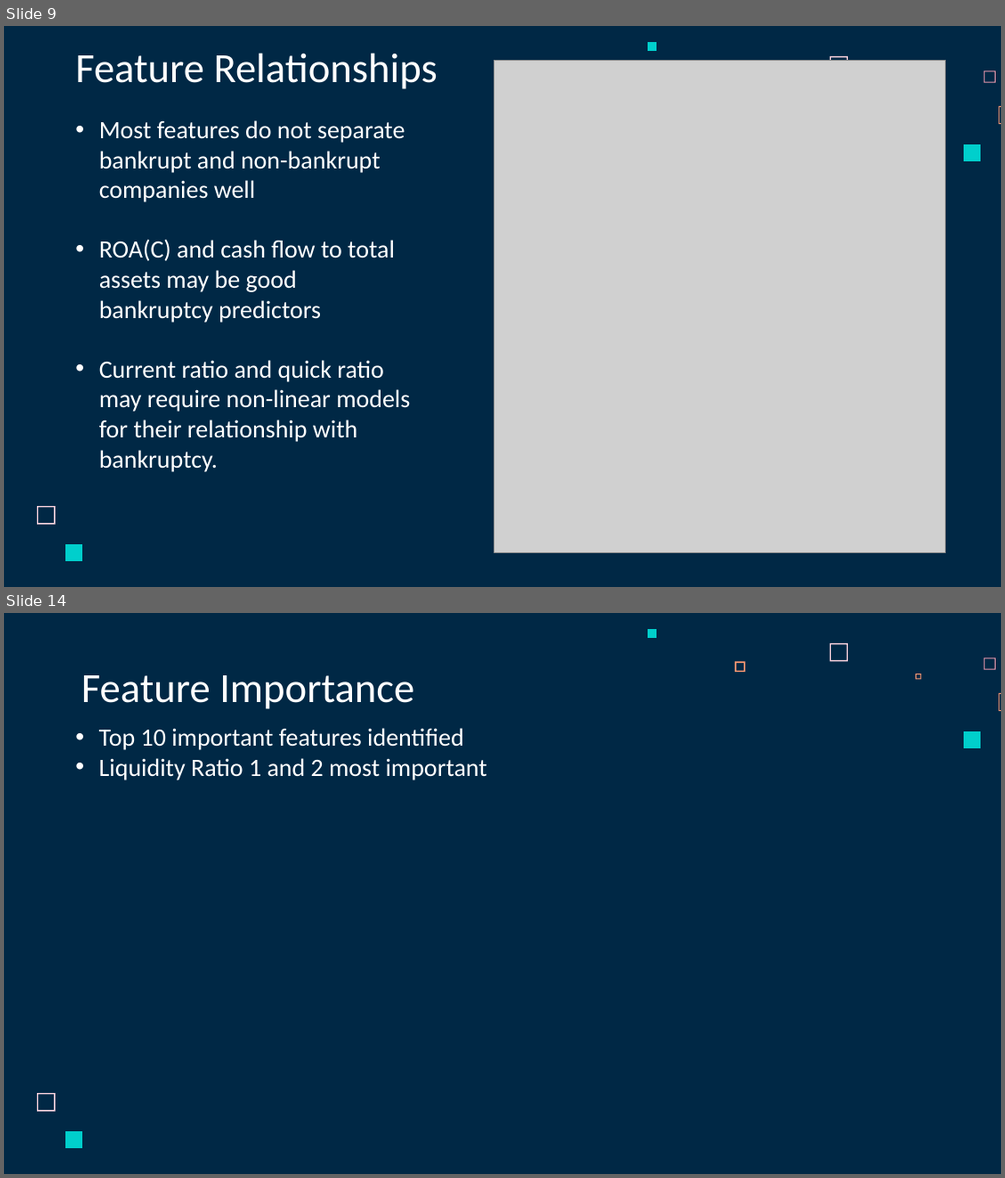
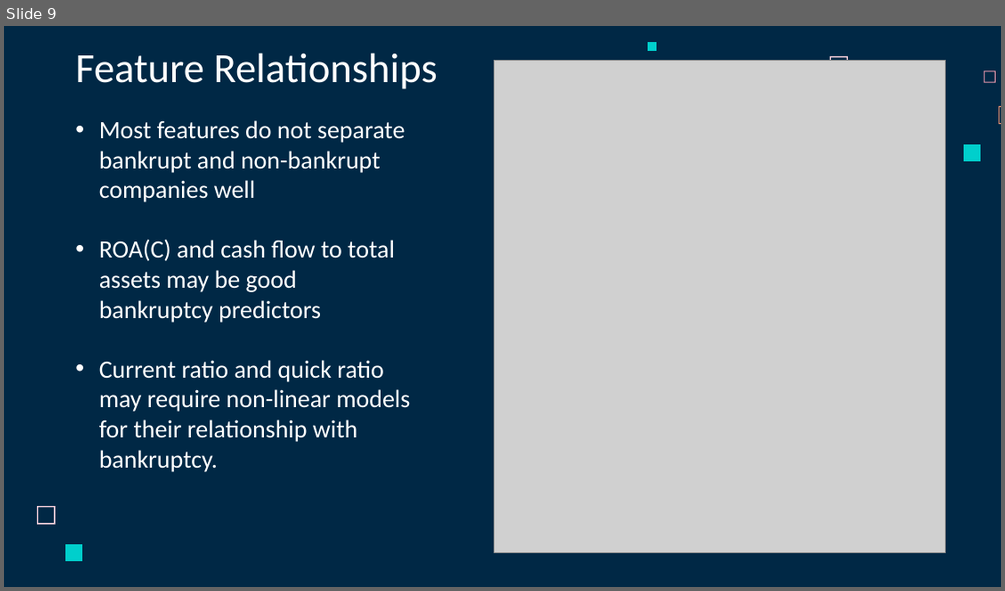
Before and after one commit to whoismanoj/Team8-Company-Bankruptcy-Prediction-Mini-Project-DSAI, a slide deck: SC1015 Project Slides.pptx. Shown one above the other, each under a label of ours: slides 9 and 14 before the commit, slide 9 after it; the slides between them are not shown. The pictures are 1005x1178 and 1005x591 pixels, drawn with LibreOffice and Linux fonts; fonts in the diff are those of the drawing; grey boxes stand for pictures. Boxes give left, top, right and bottom in pixels: in the first picture for what was removed or moved away, otherwise in the second. Text is boxed around its words. In the diff, an @@ line names an element or a change of style, - is before the commit and + after.

```diff
--- a/SC1015 Project Slides.pptx
+++ b/SC1015 Project Slides.pptx
@@ slide 14 removed at (4,613,1001,1174), background #002845; not listed: 7 template elements that a slide beside it also shows @@
@@ freeform shape removed at (735,662,744,672) @@
@@ title removed at (81,675,414,709) @@
-Feature Importance
@@ freeform shape removed at (915,674,921,680) @@
@@ text removed at (99,728,487,780) @@
-• Top 10 important features identified
-• Liquidity Ratio 1 and 2 most important
```
Also in this commit, not shown: 4 slides changed, 3 slides added, 3 other slides removed.
